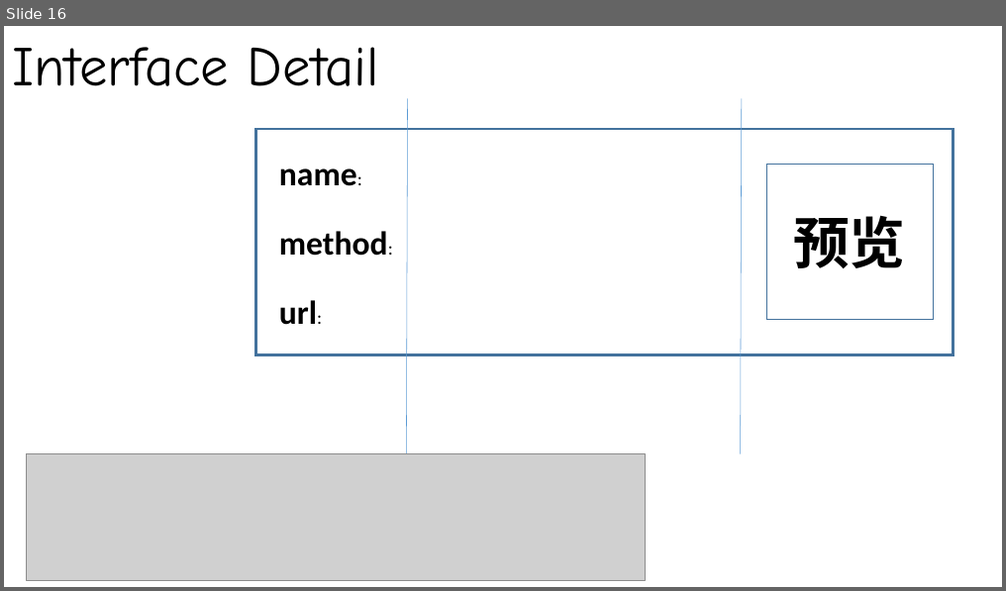
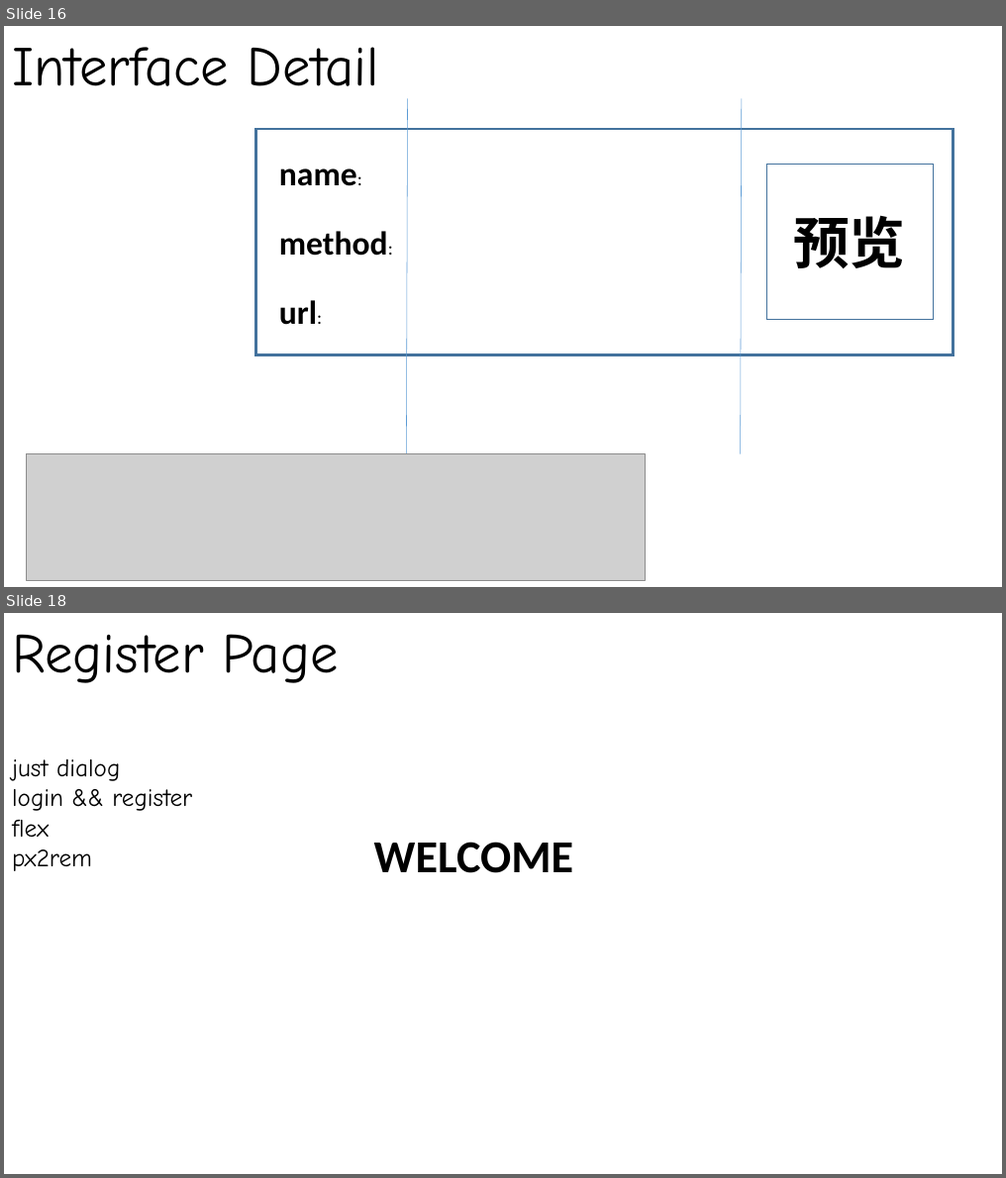
Before and after one commit to ZhishengZhao/nodeRap, a slide deck: 界面设计.pptx. Shown one above the other, each under a label of ours: slide 16 before the commit, slides 16 and 18 after it; the slides between them are not shown. The pictures are 1006x591 and 1006x1178 pixels, drawn with LibreOffice and Linux fonts; fonts in the diff are those of the drawing; grey boxes stand for pictures. Boxes give left, top, right and bottom in pixels: in the first picture for what was removed or moved away, otherwise in the second. Text is boxed around its words. In the diff, an @@ line names an element or a change of style, - is before the commit and + after.

```diff
--- a/界面设计.pptx
+++ b/界面设计.pptx
@@ slide 18 added at bbox=[4, 613, 1002, 1174], background #FFFFFF @@
@@ text added at bbox=[12, 634, 339, 871], 24 pt, text #000000 @@
+Register Page
+just dialog
+login && register
+flex
+px2rem
@@ text added at bbox=[374, 842, 574, 873], 44 pt, text #000000, bold @@
+WELCOME
```
Also in this commit, not shown: 2 other slides added, 31 other files.
